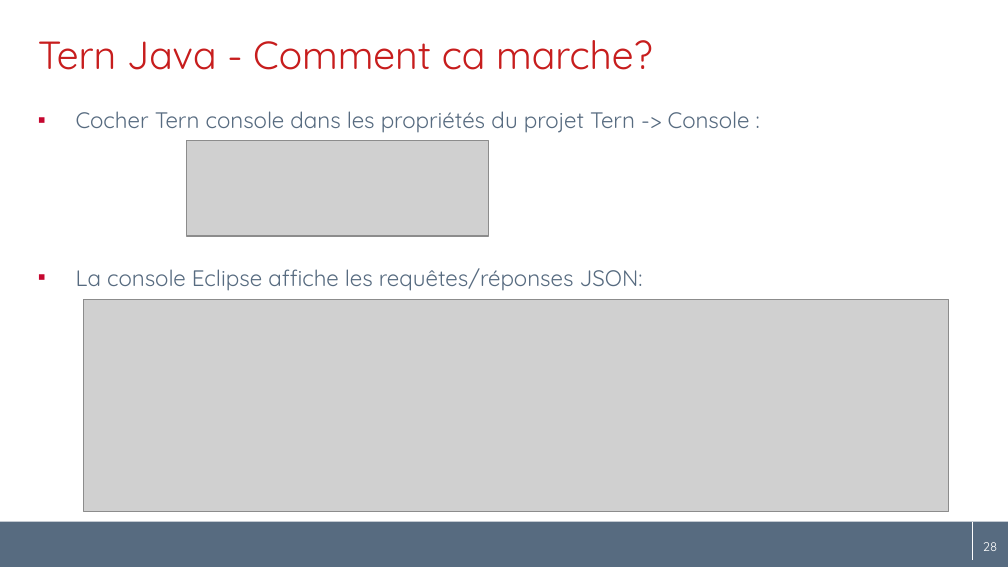
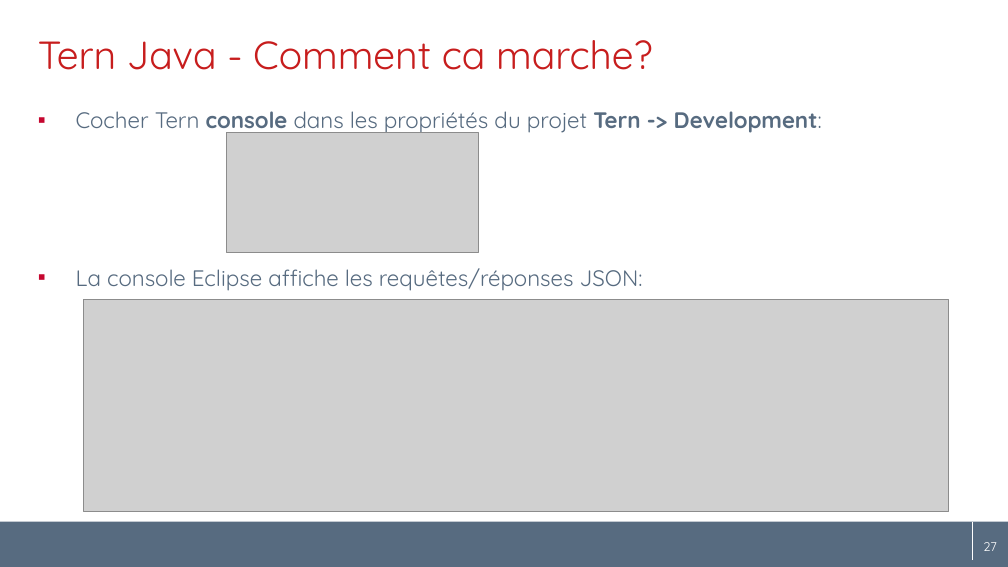
Before and after one commit to angelozerr/tern.java, a slide deck: slide 27 of docs/tern.java_fr.pptx (slide 28 before the commit). Drawn at 1008x567 pixels with LibreOffice and Linux fonts; fonts in the diff are those of the drawing; grey boxes stand for pictures; background and template pictures are left out. Boxes give left, top, right and bottom in pixels: in the first picture for what was removed or moved away, otherwise in the second. Text is boxed around its words. In the diff, an @@ line names an element or a change of style, - is before the commit and + after.

```diff
--- a/docs/tern.java_fr.pptx
+++ b/docs/tern.java_fr.pptx
@@ text at bbox=[76, 111, 822, 134]: text changed @@
-▪ Cocher Tern console dans les propriétés du projet Tern -> Console :
+▪ Cocher Tern console dans les propriétés du projet Tern -> Development:
@@ picture: place and size @@
-picture at bbox=[186, 141, 488, 237]
+picture at bbox=[226, 133, 478, 253]
@@ page number at bbox=[978, 542, 992, 551]: text changed @@
-28
+27
@@ page number at bbox=[983, 542, 997, 551]: text changed @@
-28
+27
```
Also in this commit, not shown: 21 other slides changed, 1 slide removed.
